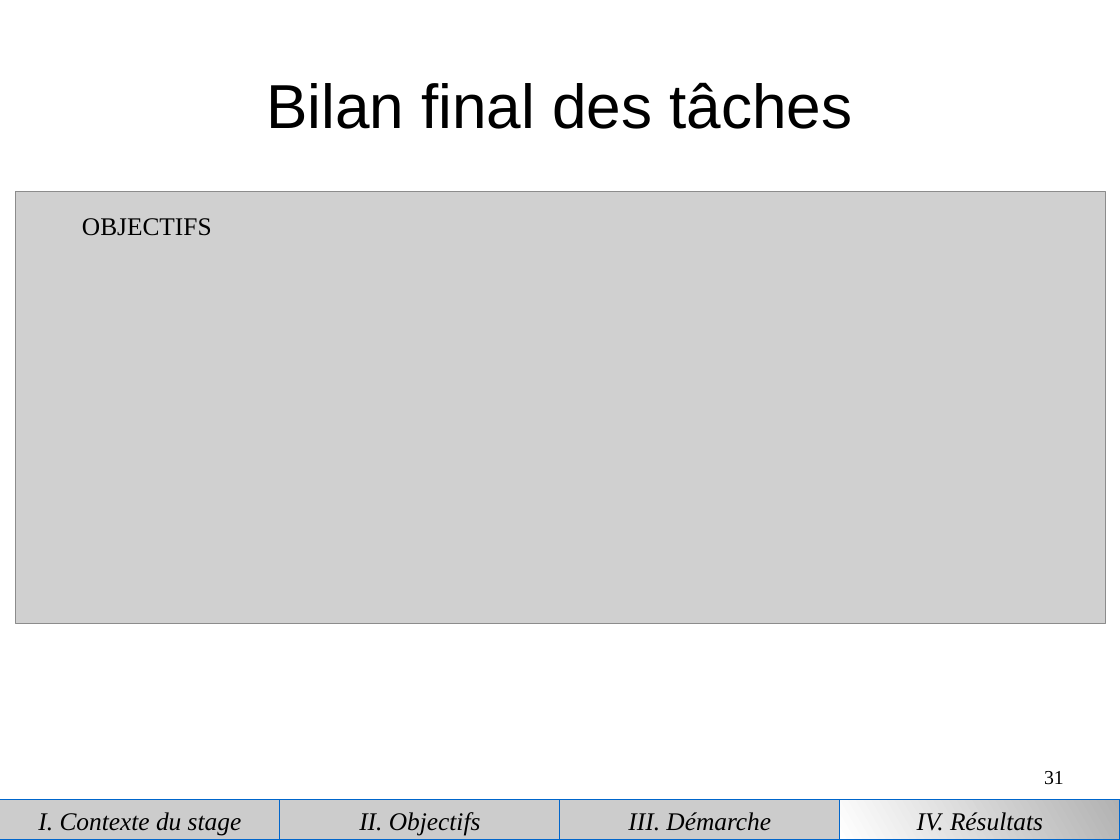
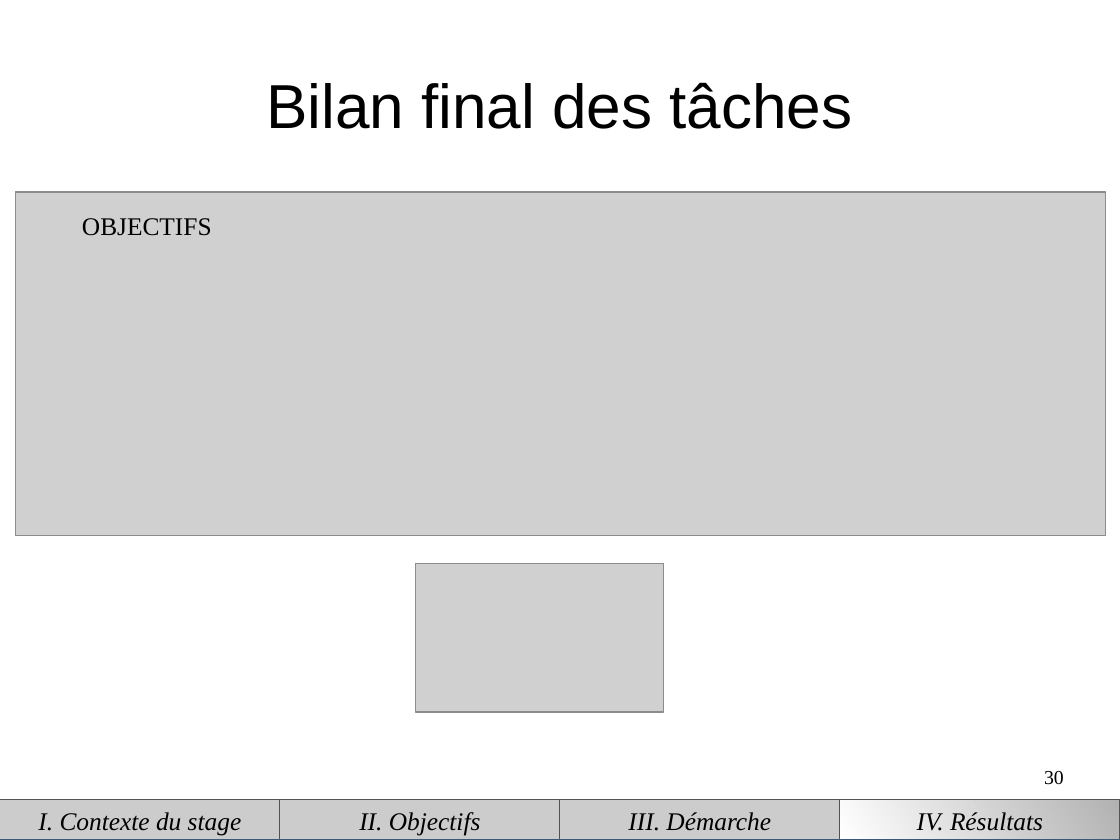
Before and after one commit to piatf/Report-2016-interniship-BioMedIA, a slide deck: slide 30 of presentation.odp (slide 31 before the commit). Drawn at 1120x840 pixels with LibreOffice and Linux fonts; fonts in the diff are those of the drawing; grey boxes stand for pictures. Boxes give left, top, right and bottom in pixels: in the first picture for what was removed or moved away, otherwise in the second. Text is boxed around its words. In the diff, an @@ line names an element or a change of style, - is before the commit and + after.

```diff
--- a/presentation.odp
+++ b/presentation.odp
@@ picture: place and size @@
-picture at (16,192,1106,624)
+picture at (16,192,1106,537)
@@ picture added at (416,563,664,711) @@
@@ page number at (1044,771,1064,785): text changed @@
-31
+30
```
Also in this commit, not shown: 2 other slides changed, 1 slide removed.
